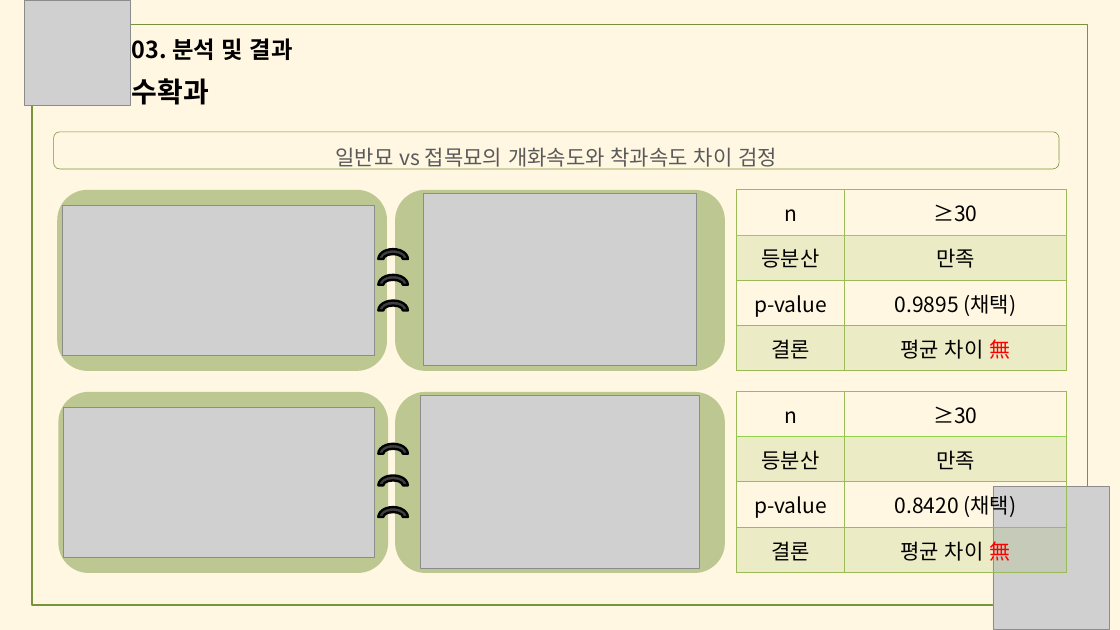
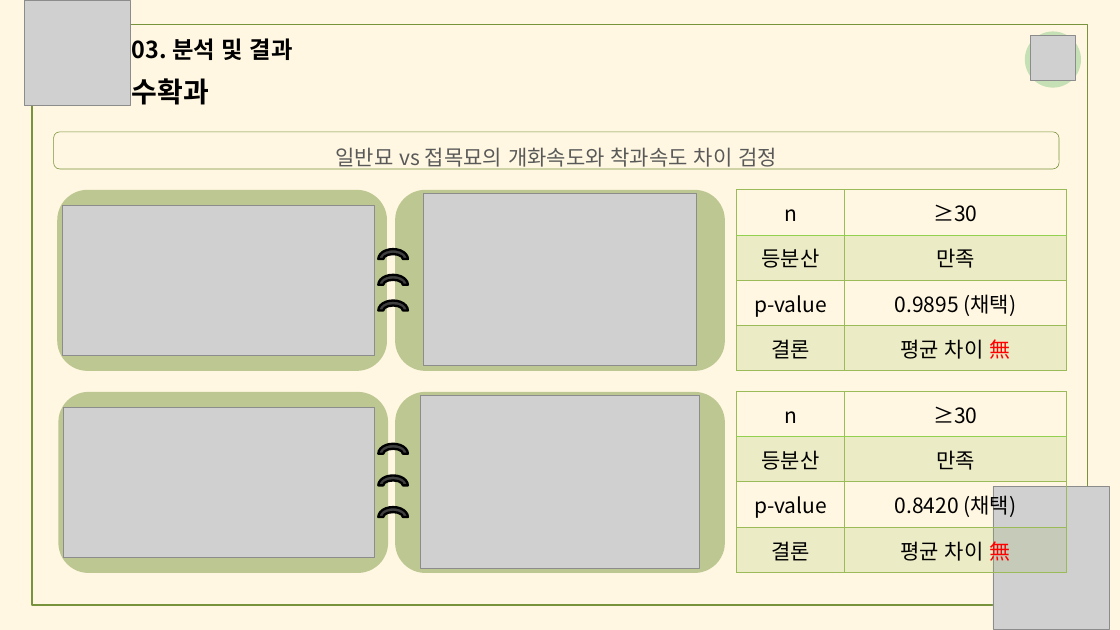
Before and after one commit to meucham11/nong_intern, a slide deck: slide 32 of 경진대회.pptx (slide 33 before the commit). Drawn at 1120x630 pixels with LibreOffice and Linux fonts; fonts in the diff are those of the drawing; grey boxes stand for pictures. Boxes give left, top, right and bottom in pixels: in the first picture for what was removed or moved away, otherwise in the second. Text is boxed around its words. In the diff, an @@ line names an element or a change of style, - is before the commit and + after.

```diff
--- a/경진대회.pptx
+++ b/경진대회.pptx
@@ freeform shape added at (1025, 31, 1081, 87), fill #C5E0B4 @@
@@ picture added at (1031, 35, 1076, 81) @@
```
Also in this commit, not shown: 25 other slides changed, 1 slide removed.
